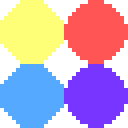
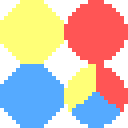
Layered file, before and after one edit (128 × 128). Changes by layer:
added layer "Layer 14" above "Layer 12 copy" over [64, 64, 128, 128]
